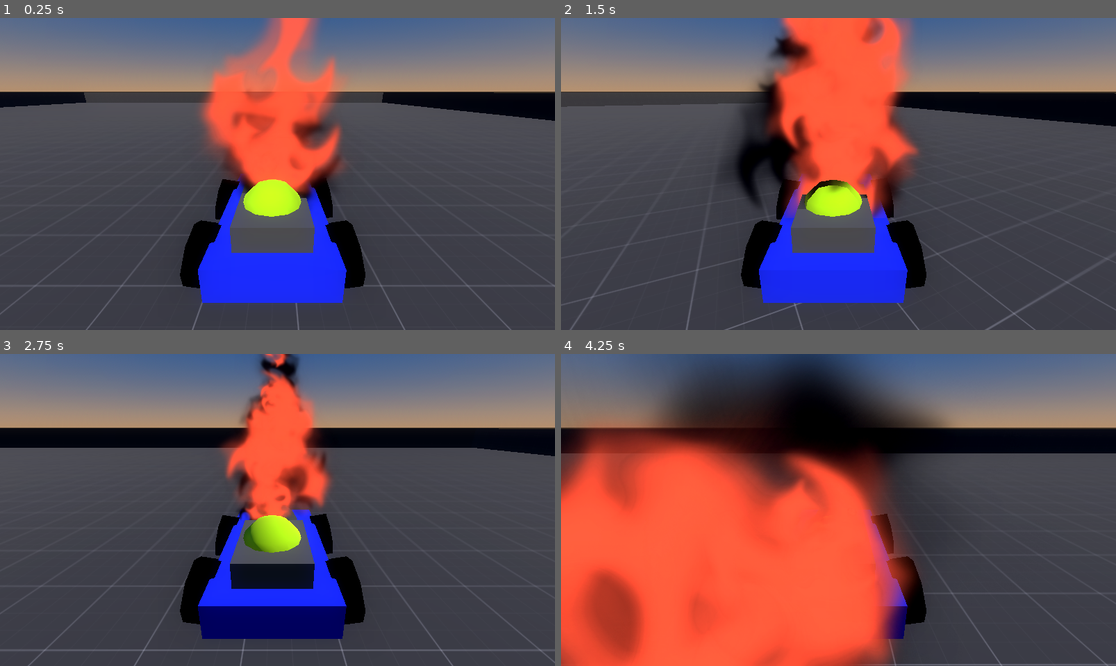
Above: before the commit, frames 1-4 (two rows, left to right).
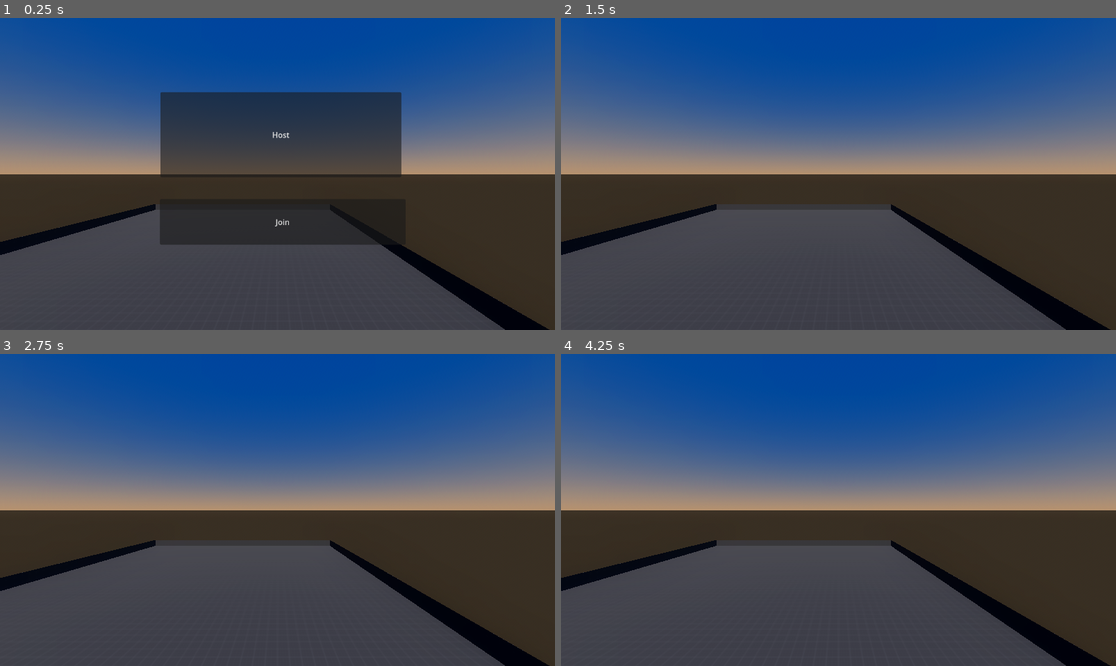
Above: after the commit, the same moments.

Repository: NoxLoveYa/Fire-Racer
Game: Godot game, scene res://Main.tscn
The game is run twice, just before and just after one commit, with the same random seed, the same clock (stepped at 60 frames per second) and the same inputs.
Inputs (mouse positions are in pixels of both pictures, inside the frame that each line leads up to):
- Up to frame 1 (0.25 s): no input
- Up to frame 2 (1.5 s): click (844, 220) at 0.5 s, where only the run after the commit has a clickable "Join"; hold D (Turn Right) from 1.28 s (still down)
- Up to frame 3 (2.75 s): release D (Turn Right) at 2.03 s; hold S (Brake) from 2.03 s (still down)
- Up to frame 4 (4.25 s): release S (Brake) at 2.78 s; hold D (Turn Right) 2.78-3.53 s; hold W (Accelerate) from 3.53 s (still down)

The runs differ from the first frame. In frame 1, 79% of the frame differs, in the area x 0-100%, y 0-100%; in frame 2, 79%; in frame 3, 81%; in frame 4, 95%.

Commit message:
[ADDED] working multiplayer

Diff:
--- a/FireMode.gd
+++ b/FireMode.gd
@@ -7,6 +7,8 @@
 ## Immunity time (player doesn't gain points)
 @export var immunity_time: float = 4.5
 
+@export var player_scene: PackedScene
+
 ## The player that holds the flame
 var fire_player: Node3D = null
 
@@ -15,13 +17,44 @@
 # Called when the node enters the scene tree for the first time.
 func _ready():
 	fire = $Fire
-	fire_player = $Player1
 	pass # Replace with function body.
 
 # Called every frame. 'delta' is the elapsed time since the previous frame.
 func _process(_delta):
 	if fire_player == null:
 		fire.position = Vector3(0, -100, 0)
-	else:
-		fire.position = fire_player.position + get_node(fire_player.name + "/Player").position + Vector3(0, 1, 0)
+	#else:
+		#fire.position = fire_player.position + get_node(fire_player.name + "/Player").position + Vector3(0, 1.5, 0)
 	pass
+
+
+# Multiplayer
+var peer = ENetMultiplayerPeer.new()
+
+func _on_host_pressed():
+	peer.create_server(1027)
+	multiplayer.multiplayer_peer = peer
+	multiplayer.peer_connected.connect(add_player)
+	add_player()
+	$CanvasLayer.hide()
+
+func _on_join_pressed():
+	peer.create_client("127.0.0.1", 1027)
+	multiplayer.multiplayer_peer = peer
+	$CanvasLayer.hide()
+
+func add_player(id = 1):
+	var test = player_scene.instantiate()
+	test.name = str(id)
+	call_deferred("add_child", test)
+
+func exit_game(id):
+	multiplayer.peer_disconnected.connect(del_player)
+	del_player(id)
+
+func del_player(id):
+	rpc("_del_player", id)
+
+@rpc("any_peer", "call_local")
+func _del_player(id):
+	get_node(str(id))
--- a/Main.tscn
+++ b/Main.tscn
@@ -24,8 +24,9 @@
 glow_bloom = 0.2
 adjustment_saturation = 8.0
 
-[node name="SceneRoot2" type="Node3D"]
+[node name="SceneRoot" type="Node3D"]
 script = ExtResource("1_v47ww")
+player_scene = ExtResource("2_mx080")
 
 [node name="Map" parent="." instance=ExtResource("1_rbais")]
 transform = Transform3D(2, 0, 0, 0, 2, 0, 0, 0, 2, 0, 0, 0)
@@ -37,8 +38,33 @@
 transform = Transform3D(1, 0, 0, 0, -0.676156, 0.736758, 0, -0.736758, -0.676156, 0, 6.71121, -11.7377)
 light_color = Color(1, 0.9825, 0.97, 1)
 
-[node name="Player1" parent="." instance=ExtResource("2_mx080")]
-transform = Transform3D(1, 0, 0, 0, 1, 0, 0, 0, 1, 1.61447, 0.285142, -6.15933)
-
 [node name="Fire" parent="." instance=ExtResource("3_xi78q")]
 transform = Transform3D(1, 0, 0, 0, 1, 0, 0, 0, 1, 1.61447, 1.21561, -6.32009)
+
+[node name="CanvasLayer" type="CanvasLayer" parent="."]
+
+[node name="Join" type="Button" parent="CanvasLayer"]
+offset_left = 332.0
+offset_top = 376.0
+offset_right = 842.0
+offset_bottom = 471.0
+text = "Join
+"
+
+[node name="Host" type="Button" parent="CanvasLayer"]
+offset_left = 333.0
+offset_top = 154.0
+offset_right = 833.0
+offset_bottom = 331.0
+text = "Host
+"
+
+[node name="MultiplayerSpawner" type="MultiplayerSpawner" parent="."]
+_spawnable_scenes = PackedStringArray("res://Player.tscn")
+spawn_path = NodePath("..")
+
+[node name="Camera3D" type="Camera3D" parent="."]
+transform = Transform3D(-1, 0, -8.74228e-08, 0, 1, 0, 8.74228e-08, 0, -1, 0, 6.15009, -17.997)
+
+[connection signal="pressed" from="CanvasLayer/Join" to="." method="_on_join_pressed"]
+[connection signal="pressed" from="CanvasLayer/Host" to="." method="_on_host_pressed"]
--- /dev/null
+++ b/MainMenu.tscn
@@ -0,0 +1,27 @@
+[gd_scene load_steps=3 format=3 uid="uid://b2fpfhrgo8iks"]
+
+[ext_resource type="Script" path="res://MainMenu.gd" id="1_teojv"]
+[ext_resource type="PackedScene" uid="uid://u5j56ayx4nfm" path="res://Player.tscn" id="2_gqrq3"]
+
+[node name="MainMenu" type="Node2D"]
+script = ExtResource("1_teojv")
+player_scene = ExtResource("2_gqrq3")
+
+[node name="Join" type="Button" parent="."]
+offset_left = 332.0
+offset_top = 376.0
+offset_right = 842.0
+offset_bottom = 471.0
+text = "Join
+"
+
+[node name="Host" type="Button" parent="."]
+offset_left = 333.0
+offset_top = 154.0
+offset_right = 833.0
+offset_bottom = 331.0
+text = "Host
+"
+
+[connection signal="pressed" from="Join" to="." method="_on_join_pressed"]
+[connection signal="pressed" from="Host" to="." method="_on_host_pressed"]
--- a/Player.gd
+++ b/Player.gd
@@ -13,8 +13,17 @@
 var steer_angle = 0.0  # current wheel angle
 var steer_axis = Vector3(0, 1, 0)
 
+@onready var cam = $Camera3D
+
+# Multiplayer
+func _enter_tree():
+	print("name: ", name)
+	set_multiplayer_authority(name.to_int())
+
 # Called when the node enters the scene tree for the first time.
 func _ready():
+	cam.current = is_multiplayer_authority()
+	print(name)
 	pass # Replace with function body.
 
 func apply_friction(delta):
@@ -26,6 +35,9 @@
 	acceleration += drag_force + friction_force
 
 func get_input():
+	if Input.is_action_just_pressed("Quit"):
+		$"../".exit_game(name.to_int())
+		get_tree().quit()
 	var turn = Input.get_action_strength("Turn Left")
 	turn -= Input.get_action_strength("Turn Right")
 	steer_angle = turn * deg_to_rad(steering_limit)
@@ -42,6 +54,8 @@
 	transform.basis = transform.basis.rotated(steer_axis, steer_angle)
 
 func _physics_process(delta):
+	if is_multiplayer_authority() != true:
+		pass
 	if is_on_floor():
 		get_input()
 		steer_car()
--- a/Player.tscn
+++ b/Player.tscn
@@ -1,10 +1,21 @@
-[gd_scene load_steps=4 format=3 uid="uid://u5j56ayx4nfm"]
+[gd_scene load_steps=5 format=3 uid="uid://u5j56ayx4nfm"]
 
 [ext_resource type="Script" path="res://Player.gd" id="1_joyq2"]
 [ext_resource type="PackedScene" uid="uid://bek0xmt54716s" path="res://kart.tscn" id="1_ulc6r"]
 
 [sub_resource type="BoxShape3D" id="BoxShape3D_eq4ky"]
 size = Vector3(0.976929, 0.603867, 1.31122)
+
+[sub_resource type="SceneReplicationConfig" id="SceneReplicationConfig_7c5gk"]
+properties/0/path = NodePath("Player:position")
+properties/0/spawn = true
+properties/0/replication_mode = 1
+properties/1/path = NodePath("Player:rotation")
+properties/1/spawn = true
+properties/1/replication_mode = 1
+properties/2/path = NodePath("Player/Camera3D:current")
+properties/2/spawn = true
+properties/2/replication_mode = 1
 
 [node name="SceneRoot" type="Node3D"]
 
@@ -21,3 +32,6 @@
 [node name="CollisionShape3D" type="CollisionShape3D" parent="Player"]
 transform = Transform3D(1, 0, 0, 0, 1, 0, 0, 0, 1, 0.0441284, 0.202976, 0.0767886)
 shape = SubResource("BoxShape3D_eq4ky")
+
+[node name="MultiplayerSynchronizer" type="MultiplayerSynchronizer" parent="."]
+replication_config = SubResource("SceneReplicationConfig_7c5gk")
--- a/project.godot
+++ b/project.godot
@@ -47,3 +47,8 @@
 , Object(InputEventKey,"resource_local_to_scene":false,"resource_name":"","device":-1,"window_id":0,"alt_pressed":false,"shift_pressed":false,"ctrl_pressed":false,"meta_pressed":false,"pressed":false,"keycode":0,"physical_keycode":4194321,"key_label":0,"unicode":0,"echo":false,"script":null)
 ]
 }
+Quit={
+"deadzone": 0.5,
+"events": [Object(InputEventKey,"resource_local_to_scene":false,"resource_name":"","device":-1,"window_id":0,"alt_pressed":false,"shift_pressed":false,"ctrl_pressed":false,"meta_pressed":false,"pressed":false,"keycode":0,"physical_keycode":4194305,"key_label":0,"unicode":0,"echo":false,"script":null)
+]
+}
